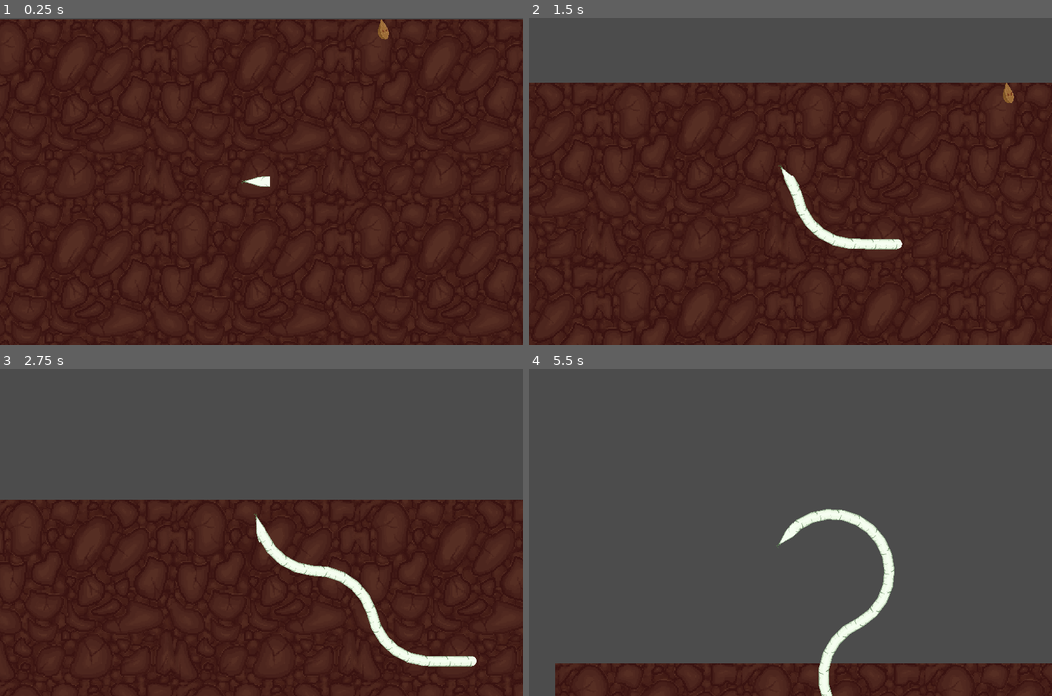
Above: before the commit, frames 1-4 (two rows, left to right).
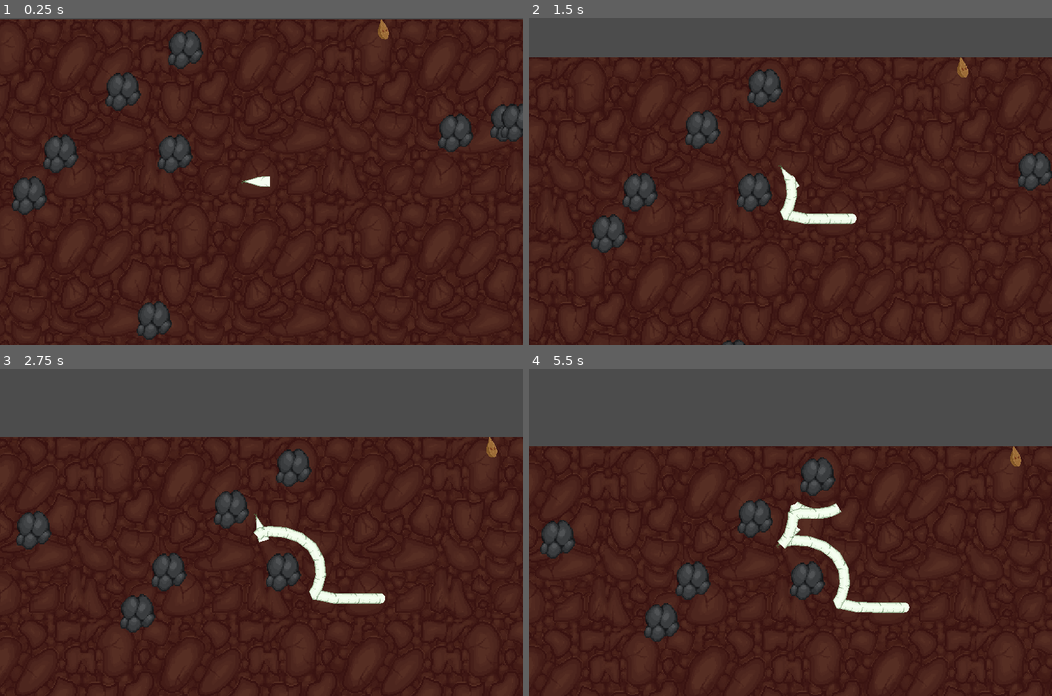
Above: after the commit, the same moments.

Repository: 0xOnyx/GGJ
Game: Godot game, scene res://scenes/main.tscn
The game is run twice, just before and just after one commit, with the same random seed, the same clock (stepped at 60 frames per second) and the same inputs.
Inputs:
- Up to frame 1 (0.25 s): no input
- Up to frame 2 (1.5 s): hold D (right) 0.53-1.28 s; hold A (left) from 1.28 s (still down)
- Up to frame 3 (2.75 s): release A (left) at 2.03 s; hold D (right) from 2.03 s (still down)
- Up to frame 4 (5.5 s): release D (right) at 3.53 s; hold A (left) from 3.53 s (still down)

The runs differ from the first frame. In frame 1, 4.7% of the frame differs, in the area x 2-100%, y 3-99%; in frame 2, 14%; in frame 3, 25%; in frame 4, 65%, in the area x 0-100%, y 23-100%.

Commit message:
correct noise map for spawn

Diff:
--- a/scripts/backgroundTileMap.gd
+++ b/scripts/backgroundTileMap.gd
@@ -3,15 +3,22 @@
 var current_level = 1
 var map_set
 
-var noise = OpenSimplexNoise.new()
+var noise_collectable = OpenSimplexNoise.new()
+var noise_rock = OpenSimplexNoise.new()
 onready var Collectable = load("res://scenes/collectable.tscn")
+onready var Rock = load("res://scenes/obstacle.tscn")
 
 func _ready():
 	# Configure
-	noise.seed = randi()
-	noise.octaves = 4
-	noise.period = 20.0
-	noise.persistence = 0.8
+	noise_collectable.seed = randi()
+	noise_collectable.octaves = 4
+	noise_collectable.period = 20.0
+	noise_collectable.persistence = 0.8
+
+	noise_rock.seed = randi()
+	noise_rock.octaves = 4
+	noise_rock.period = 20.0
+	noise_rock.persistence = 0.8
 #	set_tileset_map()
 	var texture = create_texture("res://assets/tiile_base.png")
 	var tilemap = load_image_to_tilemap(texture, Vector2(1000, 2000))
@@ -29,23 +36,24 @@
 
 func load_image_to_tilemap(texture, size):
 	var tilemap = TileMap.new()
-	var collect_tmp
+	var tmp_instance
 	tilemap.set_tileset(texture)
 	tilemap.set_cell_size(texture.autotile_get_size(1))
 
 	# Boucle pour remplir le tileMap avec la taille définie
 	for x in range(0, size.x, texture.autotile_get_size(1).x):
 		for y in range(0, size.y, texture.autotile_get_size(1).y):
+			tilemap.set_cell(x / texture.autotile_get_size(1).x, y / texture.autotile_get_size(1).y, 1)
 
+	for x in range(0, size.x, 10):
+		for y in range(0, size.y, 10):
+			if (noise_collectable.get_noise_2d(x, y) >= 0.5):
+				tmp_instance = Collectable.instance()
+				tmp_instance.set_position(Vector2(x, y))
+				add_child(tmp_instance)
+			elif (noise_rock.get_noise_2d(x, y) >= 0.47):
+				tmp_instance = Rock.instance()
+				tmp_instance.set_position(Vector2(x, y))
+				add_child(tmp_instance)
 
-			for x_x in range(0, x, 10):
-				for y_y in range(0, y, 10):
-					var noise_res = noise.get_noise_2d(x_x, y_y)
-					if (noise_res >= 0.6):
-						collect_tmp = Collectable.instance()
-						collect_tmp.set_position(Vector2(x_x, y_y))
-						add_child(collect_tmp)
-						x_x += 2000
-						y_y += 2000
-			tilemap.set_cell(x / texture.autotile_get_size(1).x, y / texture.autotile_get_size(1).y, 1)
 	return tilemap
